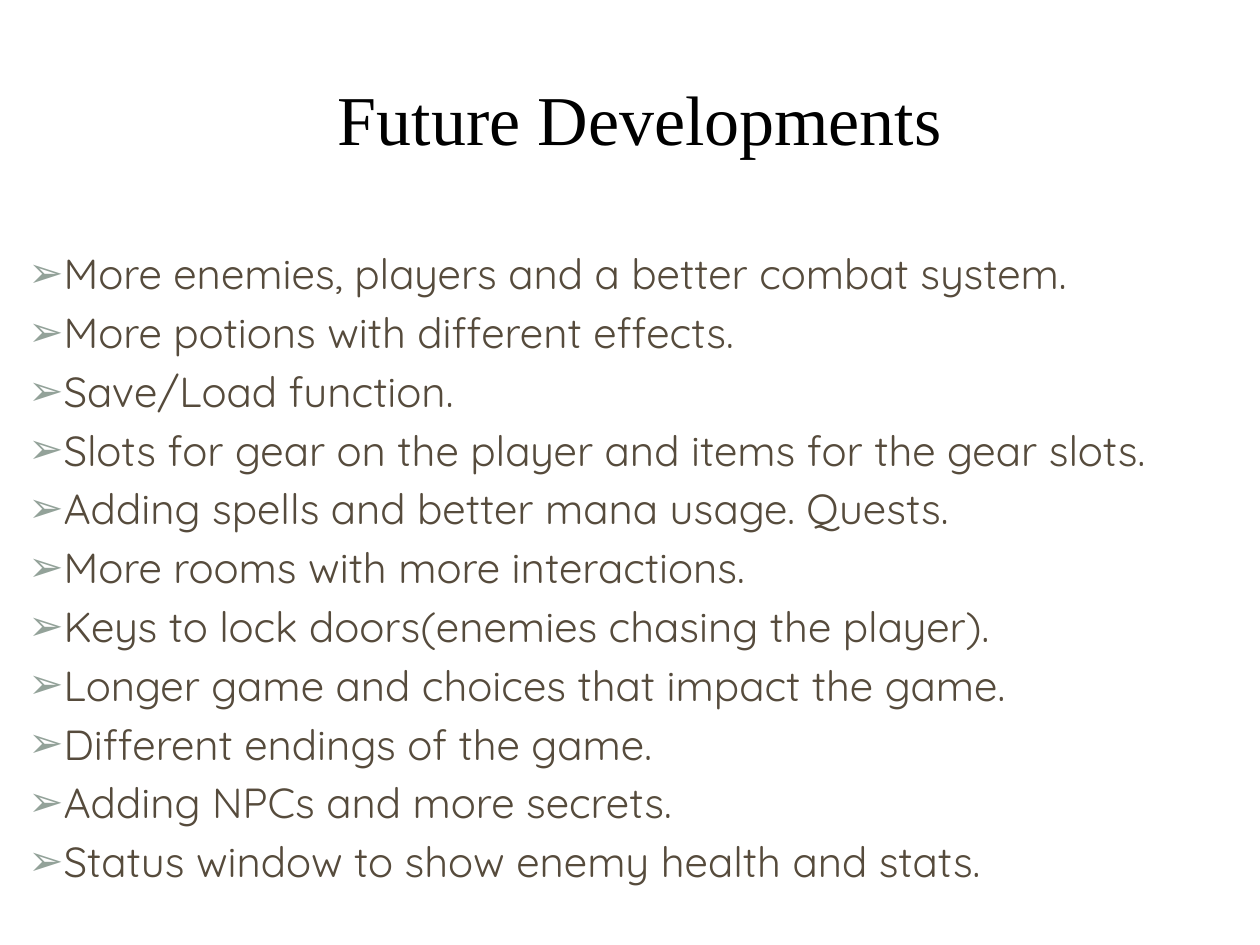
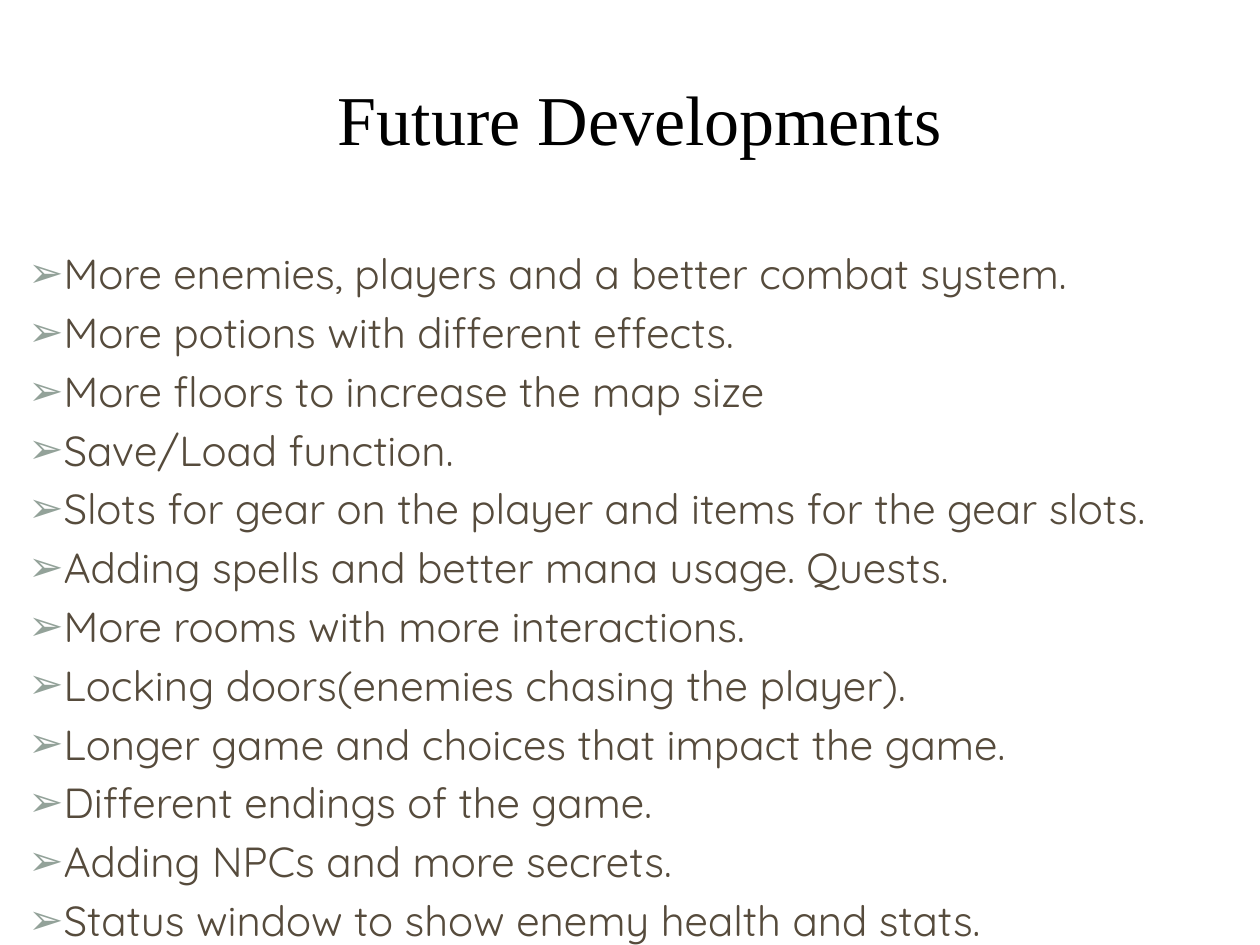
Before and after one commit to BlazeAxtrius/CM1101-Final-Game-Team09, a slide deck: slide 9 of GAME/Game-Plan-Haunted-House.pptx. Drawn at 1260x945 pixels with LibreOffice and Linux fonts; fonts in the diff are those of the drawing; background and template pictures are left out. Boxes give left, top, right and bottom in pixels: in the first picture for what was removed or moved away, otherwise in the second. Text is boxed around its words. In the diff, an @@ line names an element or a change of style, - is before the commit and + after.

Commit message:
presentation

```diff
--- a/GAME/Game-Plan-Haunted-House.pptx
+++ b/GAME/Game-Plan-Haunted-House.pptx
@@ text at box(64, 376, 764, 416): paragraph added @@
+➢ More floors to increase the map size
@@ text at box(64, 670, 906, 710): text changed @@
-➢ Keys to lock doors(enemies chasing the player).
+➢ Locking doors(enemies chasing the player).
```
Also in this commit, not shown: 6 other slides changed, 1 other file.
